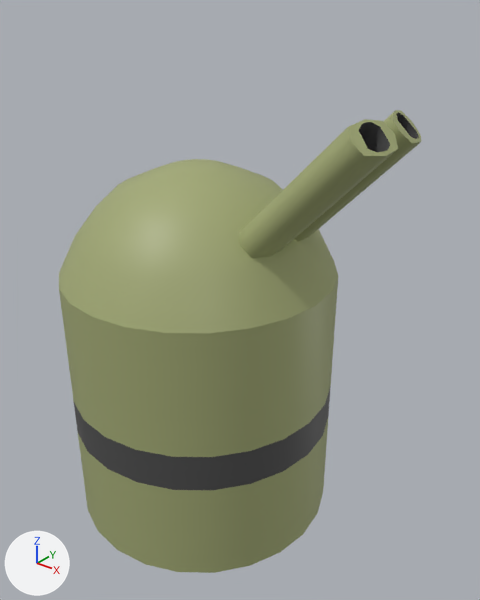
The FBX model Content/Assets/Anti-Air Turret.fbx, before and after one commit.
The view is the same before and after, from a camera (50 mm lens) standing at (3.02, -3.3, 3.85) and looking at (0.33, 0.06, 1.77). Every picture has the same lights, and +X, +Y and +Z are marked at lower left. The picture after the commit comes second.

Before the edit, the objects in view are built like this:
```python
me_cylinder = bpy.data.meshes.new('Cylinder')
me_cylinder.from_pydata(...)  # 324 vertices, 314 faces; spans x -1.0..1.5, y -1.0..1.0, z 0.75..3.19
# faces by material slot: [264, 44, 6]
me_cylinder.materials.append(mat_material_003)  # yellow #a3aa75
me_cylinder.materials.append(mat_material_004)  # dark grey #4e4e4e
me_cylinder.materials.append(mat_material_005)  # black #000000
me_cylinder_001 = bpy.data.meshes.new('Cylinder.001')
me_cylinder_001.from_pydata(...)  # 49 vertices, 48 faces; spans x -1.0..1.0, y -1.0..1.0, z -0.01..0.75
me_cylinder_001.materials.append(mat_material_003)  # yellow #a3aa75
ob_aa_turret_base = bpy.data.objects.new('AA Turret Base', me_cylinder_001)
ob_aa_turret_base.location = (0.0, 0.0, 0.0)
ob_aa_turret_top = bpy.data.objects.new('AA Turret Top', me_cylinder)
ob_aa_turret_top.location = (0.0, 0.0, 0.0)
```
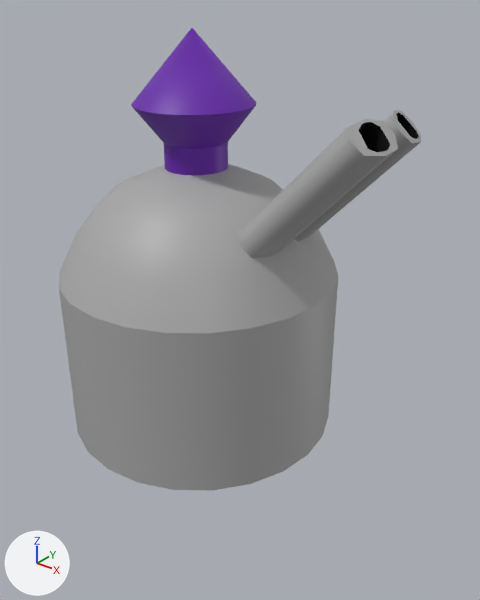
Location of each change, (x1, y1, x2, y2) in pixels of the pictures (480 x 600 px):
'AA Turret Top', reshaped (22% taller): before (59, 110, 421, 490); after (59, 28, 421, 490)
'AA Turret Base', deleted: before (78, 419, 328, 573)
part 1 of me_cylinder, built on: before (179, 159, 214, 168); after (131, 28, 256, 149)
part 2 of me_cylinder, recoloured: before (165, 159, 228, 175); after (163, 142, 228, 175)
part 3 of me_cylinder, recoloured: (59, 110, 421, 457) in both
part 4 of me_cylinder, recoloured (dark grey to black): (359, 112, 419, 152) in both
part 5 of me_cylinder, recoloured (dark grey to grey): (74, 386, 331, 490) in both

The change in detail:
Material 'Material.007' (mat_material_007) is new.
Its base color is (0.402, 0.402, 0.402) (grey #aaaaaa).
Material 'Material.006' (mat_material_006) is new.
Its base color is (0.132, 0.011, 0.402) (purple #661baa).
me_cylinder is used by ob_aa_turret_top; location (0.0, 0.0, 0.0).
me_cylinder had 324 vertices, 314 faces and spanned x -1.0..1.5, y -1.0..1.0, z 0.75..3.19.
me_cylinder now has 350 vertices, 362 faces and spans x -1.0..1.5, y -1.0..1.0, z -0.01..3.57.
Part 1, on me_cylinder:
1 vertex is removed from x 0.0, y 0.0, z 2.73.
24 faces are deleted.
24 vertices move from x -0.12..0.12, y -0.12..0.12, z 2.71 to x -0.21..0.21, y -0.21..0.21, z 2.87.
25 vertices are added at x -0.41..0.41, y -0.41..0.4, z 3.11..3.57.
48 new faces join them, mat_material_006 (purple #661baa).
me_cylinder part 2: 24 faces spanning x -0.21..0.21, y -0.21..0.21, z 2.69..2.87 switch from mat_material_003 (yellow #a3aa75) to mat_material_006 (purple #661baa).
me_cylinder part 3: 216 faces spanning x -1.0..1.5, y -1.0..1.0, z 1.03..3.19 switch from mat_material_003 (yellow #a3aa75) to mat_material_007 (grey #aaaaaa).
me_cylinder part 4: 20 faces spanning x 1.21..1.48, y -0.28..0.28, z 2.92..3.18 switch from mat_material_004 (dark grey #4e4e4e) to mat_material_005 (black #000000).
me_cylinder part 5: 24 faces spanning x -1.0..1.0, y -1.0..1.0, z 0.75..1.03 switch from mat_material_004 (dark grey #4e4e4e) to mat_material_007 (grey #aaaaaa).
Other edits to the shape of me_cylinder do not show in these pictures.
Object 'AA Turret Base' (ob_aa_turret_base) is deleted.
